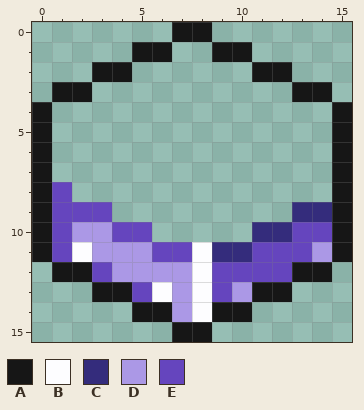
Pixel-art sprite, stored at assets/spellvox/textures/custom/items/dyeable/mechbox_outline.png. The picture above was drawn from the file before the commit.
The file is 16x16 pixels. Colours within 5 levels of each other are drawn and written as one.
Palette (. is transparent): A #161616  B #fdfdff  C #342c7c  D #ab98e6  E #6545be
Pixels before, first column x 0:
 0 .......AA.......
 1 .....AA..AA.....
 2 ...AA......AA...
 3 .AA..........AA.
 4 A..............A
 5 A..............A
 6 A..............A
 7 A..............A
 8 AE.............A
 9 AEEE.........CCA
10 AEDDEE.....CCEEA
11 AEBDDDEEBCCEEEDA
12 .AAEDDDDBEEEEAA.
13 ...AAEBDBEDAA...
14 .....AADBAA.....
15 .......AA.......
And afterwards:
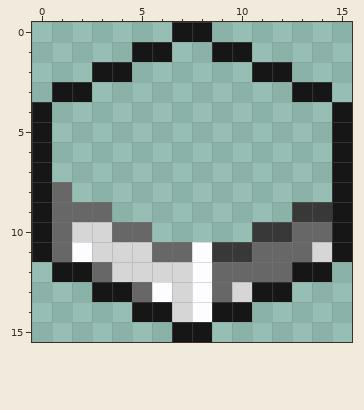
Difference:
colour C: #342c7c -> #383838
colour D: #ab98e6 -> #d6d6d6
colour E: #6545be -> #676767
Changed places in both pictures, as pixel boxes (x1, y1, x2, y2):
changed: (52, 182, 332, 322)
